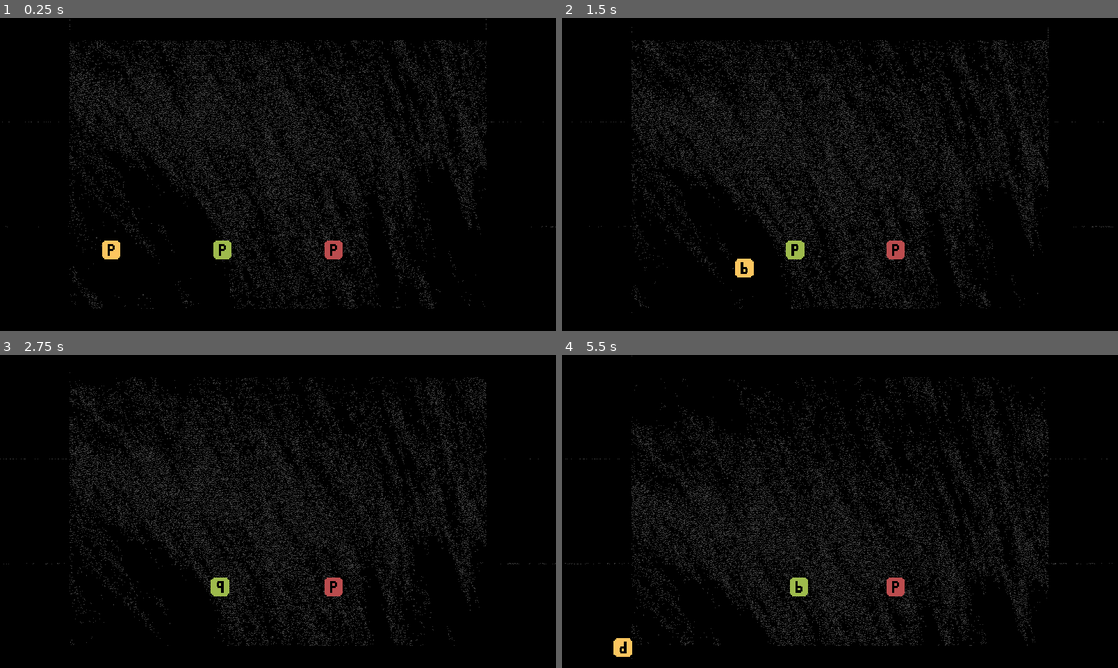
Above: before the commit, frames 1-4 (two rows, left to right).
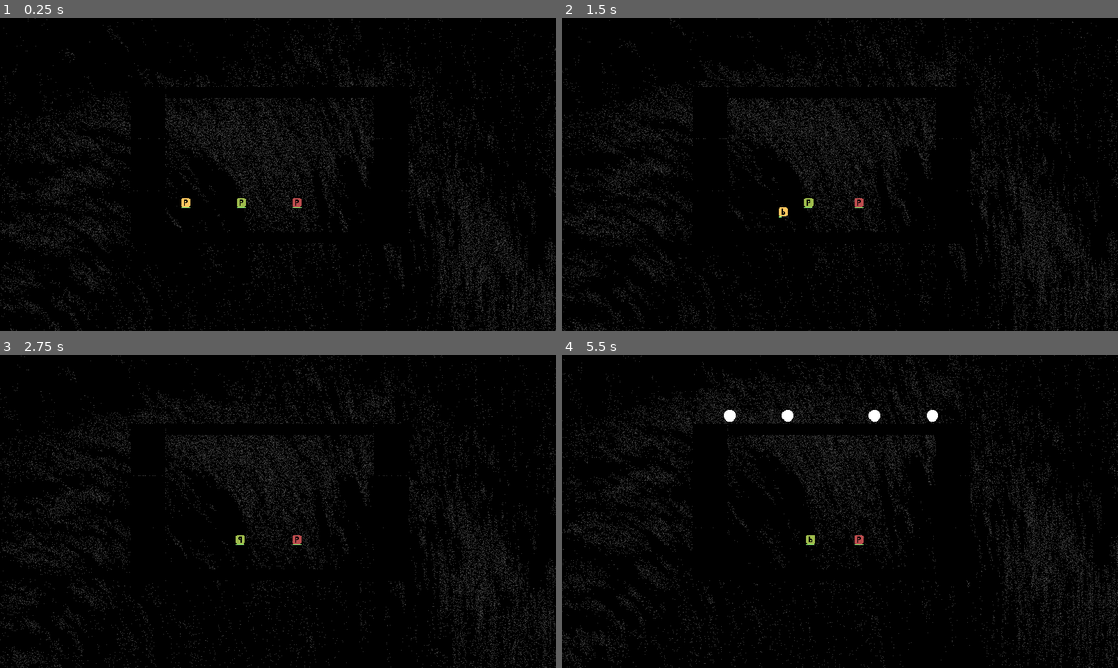
Above: after the commit, the same moments.

Repository: 4487R9cH03FObS/Chimera-Party-Example
Game: Godot game, scene res://games/FlowerLab/index.tscn
Same seed, same stepped clock (60 frames per second), same inputs: the game is played once before the commit and once after it. Sound files missing from this copy of the repository are replaced by a short silence.
Inputs:
- Up to frame 1 (0.25 s): no input
- Up to frame 2 (1.5 s): hold D 0.53-1.28 s; tap B at 0.6 s; hold S from 1.28 s (still down); tap N at 1.35 s
- Up to frame 3 (2.75 s): release S at 2.03 s; hold D from 2.03 s (still down); tap J at 2.1 s
- Up to frame 4 (5.5 s): release D at 2.78 s; hold W 2.78-3.53 s; tap one key every 0.75 s from 2.85 s: L I K Z; hold A 3.53-5.03 s; hold S from 5.03 s (still down)

The runs differ from the first frame. In frame 1, 14% of the frame differs, in the area x 0-100%, y 0-100%; in frame 2, 15%; in frame 3, 15%; in frame 4, 15%.

Commit message:
algunos sonidos, condición de muerte

Diff:
--- a/games/FlowerLab/Player.gd
+++ b/games/FlowerLab/Player.gd
@@ -7,31 +7,44 @@
 var player_color
 
 # Inputs
-var move_left = ""
+var move_left  = ""
 var move_right = ""
-var move_up = ""
-var move_down = ""
-var action_a = ""
-var action_b = ""
+var move_up    = ""
+var move_down  = ""
+var action_a   = ""
+var action_b   = ""
 
 ## Initial settings
 
+onready var main = get_parent().get_parent()
 onready var soundManager=get_parent().get_parent().get_node("SoundManager")
+
 func _ready():
 	self.connect("sfx_request",soundManager,"_on_sfx_request")
+	self.connect("score_growth",get_parent().get_parent(),"_on_player_score_growth")
+	self.connect("player_died",get_parent().get_parent(),"_on_player_death")
+	$TextureProgress.max_value = _max_health
 	linear_damp = damp
+	var bound_node = main.get_node(\
+	"GUI/MarginContainer/HBoxContainer/VBoxContainer3/gameplay")
+	var upleft = bound_node.get_global_position()
+	s_lower_bounds = upleft
+	s_upper_bounds = upleft + Vector2(\
+	bound_node.margin_right,\
+	bound_node.margin_bottom-bound_node.margin_top)
+
 
 func init(player_index, player_color):
 	self.player_index = player_index
 	self.player_color = player_color
 	$Sprite.modulate = Party.available_colors[player_color]
 	var spi = str(player_index)
-	move_left = "move_left_" + spi
+	move_left  = "move_left_" + spi
 	move_right = "move_right_" + spi
-	move_up = "move_up_" + spi
-	move_down = "move_down_" + spi
-	action_a = "action_a_" + spi
-	action_b = "action_b_" + spi
+	move_up    = "move_up_" + spi
+	move_down  = "move_down_" + spi
+	action_a   = "action_a_" + spi
+	action_b   = "action_b_" + spi
 
 ## Main Processes
 
@@ -49,8 +62,15 @@
 	if Input.is_action_just_pressed(action_a):
 		$Sprite.flip_v = !$Sprite.flip_v
 
+	if _is_somewhat_out_of_bounds():
+		emit_signal("somewhat_out_of_bounds")
+		_take_damage(10*delta)
+
 	if _is_out_of_bounds():
+		emit_signal("out_of_bounds")
 		die()
+
+	_score_counter(delta)
 
 ### Physics
 
@@ -78,6 +98,7 @@
 		_ddx.y=-1
 	if Input.is_action_pressed(move_down):
 		_ddx.y=1
+	_ddx = _ddx.normalized()
 	_dx.x += _d_multiplier*_ddx.x
 	_dx.y += _d_multiplier*_ddx.y
 	target_acceleration = _dx*top_acceleration
@@ -88,7 +109,8 @@
 
 export (float) var _max_health    = 100
 onready var _health = _max_health
-signal health_updated(health)
+signal health_updated # float
+
 #### Health
 
 func _set_health(value):
@@ -99,20 +121,26 @@
 		if _health <= 0:
 			die()
 
+onready var health_bar   = $TextureProgress
+onready var health_tween = $Tween
+func _on_health_update(health):
+	health_bar.value = health
+
 #### Damage
-signal killed
 export (float,0,100,5)   var chip_damage_collision = 10
 export (float,0,100,0.1) var bound_on_external_damage = 70
+signal took_damage
 var damage_potential = 10
 var rebote  = 10
 
 func _take_damage(value):
 	_set_health(_health-value)
 	emit_signal("took_damage",value)
+	_sound_emiter(sound.chip_damage,70)
 
 func _on_Player_body_entered(body):
 
-	print(body.get_class())
+	#print(body.get_class())
 	#various cases
 	if body.get_class() == "RigidBody2D" and "damage_potential" in body:
 		var relative_velocity = self.linear_velocity - body.linear_velocity
@@ -122,38 +150,79 @@
 		damage = clamp(damage,0,bound_on_external_damage)
 		_sound_emiter(sound.collision,damage)
 		_take_damage(damage)
-		print(self.get_name() + "suffered: " + str(damage))
+		#print(self.get_name() + "suffered: " + str(damage))
 		if "player_color" in body:
 			apply_central_impulse(-relative_velocity*rebote)
 		else:
 			apply_central_impulse(linear_velocity*rebote)
 
-
 #### Death
-signal took_damage
-
-var lower_bounds  = Vector2(0,0)
-var upper_bounds  = Vector2(1920,1080)
-
+signal player_died
+signal somewhat_out_of_bounds
+signal out_of_bounds
+
+var lower_bounds    = Vector2(0,0)
+var upper_bounds    = Vector2(1920,1080)
+var s_lower_bounds  = Vector2(100,100)
+var s_upper_bounds  = Vector2(1820,980)
+
+var death_time = 0.2
+var already_death = false
 func die():
-	print("player" + str(player_index) + " is ded ")
+	if already_death:
+		return
+	already_death = true
+	emit_signal("player_died",player_index)
+	_sound_emiter(sound.player_death,0)
+	$DeathTimer.wait_time = death_time
+	$DeathTimer.start()
+
+func _really_die():
+	get_parent().remove_child(self)
 
 func _is_out_of_bounds():
-	return !\
+	return !(\
 	(position.x>=lower_bounds.x) and (position.x<=upper_bounds.x) and\
-	(position.y>=lower_bounds.y) and (position.y<=upper_bounds.y)
+	(position.y>=lower_bounds.y) and (position.y<=upper_bounds.y))
+
+func _is_somewhat_out_of_bounds():
+	return !(\
+	(position.x>=s_lower_bounds.x) and (position.x<=s_upper_bounds.x) and\
+	(position.y>=s_lower_bounds.y) and (position.y<=s_upper_bounds.y))
 
 ## Sound
 signal sfx_request
 
 export (float,0,100,5) var minimum_volume = 90
-enum sound {collision}
+enum sound {collision,player_death,chip_damage}
 func _sound_emiter(type,strength):
 	# strength tiene distintos valores dependiendo del origen
 	# por simplicidad, strength vale de 0 a 100
+	var type_string = ""
 	var output = minimum_volume+strength*3/10
 	match type:
 		sound.collision:
-			emit_signal("sfx_request",\
-			"player_collision",\
-			output)
+			type_string = "player_collision"
+		sound.player_death:
+			type_string = "player_death"
+		sound.chip_damage:
+			output = strength
+			type_string = "chip_damage"
+	emit_signal("sfx_request",type_string,output)
+
+
+## Scoring
+
+signal score_growth #índice de jugador, cantidad
+var _score_timer = 0
+export (float,0,100) var time_to_score      = 1
+export (int,0, 100)  var score_per_interval = 1
+
+func _score_counter(delta):
+	if _health==0:
+		return
+	_score_timer+=delta
+
+	if _score_timer>time_to_score:
+		emit_signal("score_growth",player_index,score_per_interval)
+		_score_timer = 0
--- a/games/FlowerLab/Scenes/Player.tscn
+++ b/games/FlowerLab/Scenes/Player.tscn
@@ -1,7 +1,10 @@
-[gd_scene load_steps=5 format=2]
+[gd_scene load_steps=8 format=2]
 
 [ext_resource path="res://games/FlowerLab/player.png" type="Texture" id=1]
 [ext_resource path="res://games/FlowerLab/Player.gd" type="Script" id=2]
+[ext_resource path="res://games/FlowerLab/Sprites/LifeBar.orad/data/001.png" type="Texture" id=3]
+[ext_resource path="res://games/FlowerLab/Sprites/LifeBar.orad/data/002.png" type="Texture" id=4]
+[ext_resource path="res://games/FlowerLab/Sprites/LifeBar.orad/data/000.png" type="Texture" id=5]
 
 [sub_resource type="CapsuleShape2D" id=1]
 radius = 25.7453
@@ -26,4 +29,25 @@
 [node name="LightOccluder2D" type="LightOccluder2D" parent="."]
 position = Vector2( 0.510162, -0.0670128 )
 occluder = SubResource( 2 )
+
+[node name="TextureProgress" type="TextureProgress" parent="."]
+margin_left = -32.0
+margin_top = 32.0
+margin_right = 32.0
+margin_bottom = 40.0
+value = 100.0
+texture_under = ExtResource( 4 )
+texture_over = ExtResource( 5 )
+texture_progress = ExtResource( 3 )
+tint_progress = Color( 0.564706, 1, 0.470588, 1 )
+__meta__ = {
+"_edit_use_anchors_": false
+}
+
+[node name="Tween" type="Tween" parent="."]
+
+[node name="DeathTimer" type="Timer" parent="."]
+one_shot = true
 [connection signal="body_entered" from="." to="." method="_on_Player_body_entered"]
+[connection signal="health_updated" from="." to="." method="_on_health_update"]
+[connection signal="timeout" from="DeathTimer" to="." method="_really_die"]
--- /dev/null
+++ b/games/FlowerLab/Scenes/lifebar.gd
@@ -0,0 +1,4 @@
+extends TextureProgress
+
+func _ready():
+	$t
--- a/games/FlowerLab/Scripts/Background.gd
+++ b/games/FlowerLab/Scripts/Background.gd
@@ -1,12 +1,16 @@
 extends Sprite
 
-export (float,0,6.28) var phase            = 0
+export (float,0,6.28) var phase            = -3.14
 export (int,0,10000) var amplitude         = 1600
 export (float,0,1,0.0001) var angular_speed = 0.005
 var t = 0
 var angle = 0
 
-onready var original_position = position
+var original_position
+
+func _ready():
+	position += 2*Vector2(amplitude,0)
+	original_position = position
 
 func _physics_process(delta):
 
--- a/games/FlowerLab/Scripts/SoundManager.gd
+++ b/games/FlowerLab/Scripts/SoundManager.gd
@@ -8,9 +8,18 @@
 	volume = _transform_to_db(volume)
 	match name:
 		"player_collision":
-			print("choque jugador")
+			#print("choque jugador")
 			$SFX/playerCollision.volume_db = volume
 			$SFX/playerCollision.play()
+		"player_death":
+			$SFX/playerDeath.volume_db = volume
+			$SFX/playerDeath.play()
+			$SFX/playerDeath.volume_db = volume
+			$SFX/playerDeath.play()
+		"chip_damage":
+			$SFX/chipDamage.volume_db = volume
+			$SFX/chipDamage.play()
+			pass
 
 func _transform_to_db(volume):
 	return -clamp(100-volume,0,100)
--- a/games/FlowerLab/index.gd
+++ b/games/FlowerLab/index.gd
@@ -10,6 +10,7 @@
 func _ready():
 	Party.load_test()
 	players = Party.get_players()
+	print(players)
 	for i in range(players.size()):
 		if players[i].color != -1:
 			var player_inst = Player.instance()
@@ -35,3 +36,66 @@
 
 func sort_by_y(a, b):
 	return a.position.y < b.position.y
+
+
+## Scoring
+
+var _alive_players = []
+var _gameplay_scores = {-1:0,0:0,1:0,2:0,3:0}
+signal score_changed
+
+func _set_score(i,score):
+	_gameplay_scores[i] = max(score,0)
+	emit_signal("score_changed",score)
+	print("player " + str(i) + " has " + str(_gameplay_scores[i]) + "score")
+
+func _sum_score(i,score):
+	_set_score(i,score+_gameplay_scores[i])
+
+func _on_player_death(i):
+	var target = _alive_players.find(i)
+	if target==1:
+		push_warning("tried to remove a non alive player")
+		return
+	_sum_score(i,-5)
+	_alive_players.remove(target)
+
+	if _alive_players.size()==1:
+		var indice = _alive_players[0]
+		_sum_score(indice,20)
+		return
+
+	for j in _alive_players:
+		_sum_score(j,10)
+
+func _on_player_score_growth(i,score):
+	_sum_score(i,score)
+
+## API
+#
+#  Los colores disponibles son verde, rojo, amarillo, azul
+#
+#  Party.get_players(): retorna los jugadores actuales, cada jugador se
+#  representa como un diccionario {color, points}
+#  (color es un índice de 0 a 3, points es un entero)
+#
+#  Party.end_game(points): indica que la partida terminó y envía los
+#  puntajes. El formato de los puntajes debe ser
+#  [score_p0, score_p1, score_p2, score_p3]
+#
+#  Party.get_color_name(index): entrega el nombre del color
+#
+#  Party.available_colors: Entrega los colores disponibles
+#
+#  Party.game_type: Entrega el tipo de juego solicitado, los valores posibles son:
+#  ALL_FOR_ALL = 0
+#  ONE_VS_TWO = 1
+#  ONE_VS_TREE = 2
+#  TWO_VS_TWO = 3
+#
+#  Party.groups: Es un array que contiene arrays indicando los grupos.
+#  Un ALL_FOR_ALL tendrá solo un elemento con un array conteniendo a todos
+#  los jugadores actuales.
+#
+#  Debe notarse que solo los jugadores que tienen un color son los que
+#  están jugando, puede que esté jugando solo el jugador 1 y 2 y no el 0 y 3
--- a/games/FlowerLab/index.tscn
+++ b/games/FlowerLab/index.tscn
@@ -8,6 +8,9 @@
 [ext_resource path="res://games/FlowerLab/Audio/bass background.wav" type="AudioStream" id=6]
 [ext_resource path="res://games/FlowerLab/Scripts/SoundManager.gd" type="Script" id=7]
 [ext_resource path="res://games/FlowerLab/Audio/collision sound.wav" type="AudioStream" id=8]
+[ext_resource path="res://games/FlowerLab/Audio/hit1.wav" type="AudioStream" id=9]
+[ext_resource path="res://games/FlowerLab/Audio/Explosion1.wav" type="AudioStream" id=10]
+[ext_resource path="res://games/FlowerLab/Audio/chip_damage.wav" type="AudioStream" id=11]
 
 [node name="Main" type="Node2D"]
 script = ExtResource( 1 )
@@ -62,6 +65,8 @@
 }
 
 [node name="GUI" type="Control" parent="."]
+margin_left = 3.60498
+margin_right = 3.60498
 __meta__ = {
 "_edit_group_": true,
 "_edit_use_anchors_": false
@@ -169,9 +174,18 @@
 [node name="playerCollision" type="AudioStreamPlayer" parent="SoundManager/SFX"]
 stream = ExtResource( 8 )
 
+[node name="playerDeath" type="AudioStreamPlayer" parent="SoundManager/SFX"]
+stream = ExtResource( 10 )
+
+[node name="playerDeath2" type="AudioStreamPlayer" parent="SoundManager/SFX"]
+stream = ExtResource( 9 )
+
+[node name="chipDamage" type="AudioStreamPlayer" parent="SoundManager/SFX"]
+stream = ExtResource( 11 )
+
 [node name="Environment" type="Node" parent="SoundManager"]
 
-[node name="VacuumStart" type="AudioStreamPlayer2D" parent="SoundManager/Environment"]
+[node name="VacuumStart" type="AudioStreamPlayer" parent="SoundManager/Environment"]
 stream = ExtResource( 6 )
 
 [node name="Spawn" type="Node2D" parent="."]
@@ -186,6 +200,11 @@
 
 [node name="customTimer" type="Timer" parent="EventManager"]
 one_shot = true
+
+[node name="Camera2D" type="Camera2D" parent="."]
+position = Vector2( 1021.19, 606.331 )
+current = true
+zoom = Vector2( 2, 2 )
 [connection signal="finished" from="SoundManager/Environment/VacuumStart" to="SoundManager" method="_auto_play_environment"]
 [connection signal="timeout" from="Spawn/Timer" to="Spawn" method="_on_Timer_timeout"]
 [connection signal="array_placed_asteroids" from="EventManager" to="Spawn" method="_on_EventManager_array_placed_asteroids"]
Not shown, added: games/FlowerLab/Audio/Explosion1.wav.import
Not shown, added: games/FlowerLab/Audio/chip_damage.wav.import
Not shown, added: games/FlowerLab/Audio/hit1.wav.import
Binary file added: games/FlowerLab/Sprites/LifeBar.orad/Thumbnails/thumbnail.png
Not shown, added: games/FlowerLab/Sprites/LifeBar.orad/Thumbnails/thumbnail.png.import
Binary file added: games/FlowerLab/Sprites/LifeBar.orad/data/000.png
Not shown, added: games/FlowerLab/Sprites/LifeBar.orad/data/000.png.import
Binary file added: games/FlowerLab/Sprites/LifeBar.orad/data/001.png
Not shown, added: games/FlowerLab/Sprites/LifeBar.orad/data/001.png.import
Binary file added: games/FlowerLab/Sprites/LifeBar.orad/data/002.png
Not shown, added: games/FlowerLab/Sprites/LifeBar.orad/data/002.png.import
Binary file added: games/FlowerLab/Sprites/LifeBar.orad/mergedimage.png
(and 7 more such lines)
